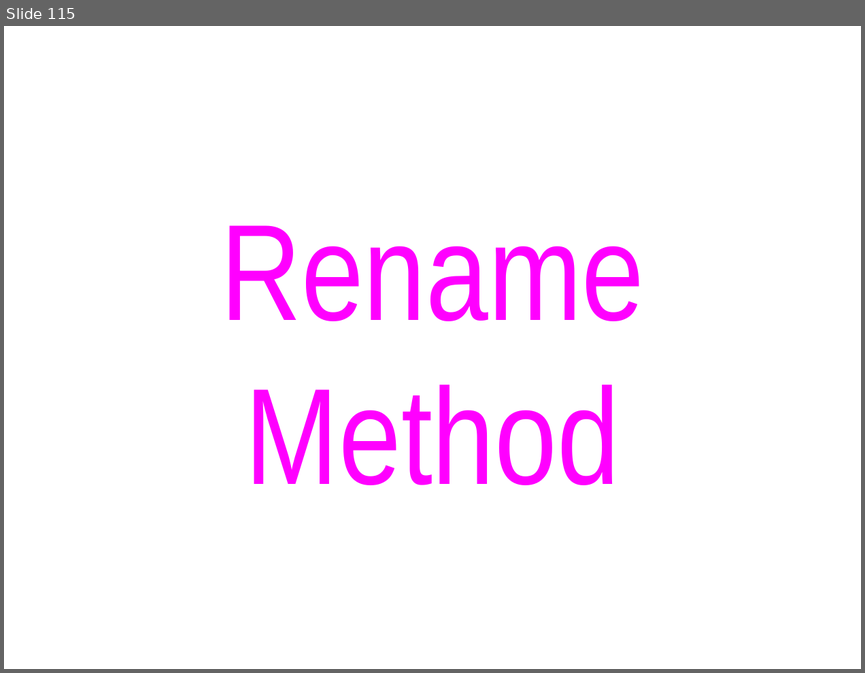
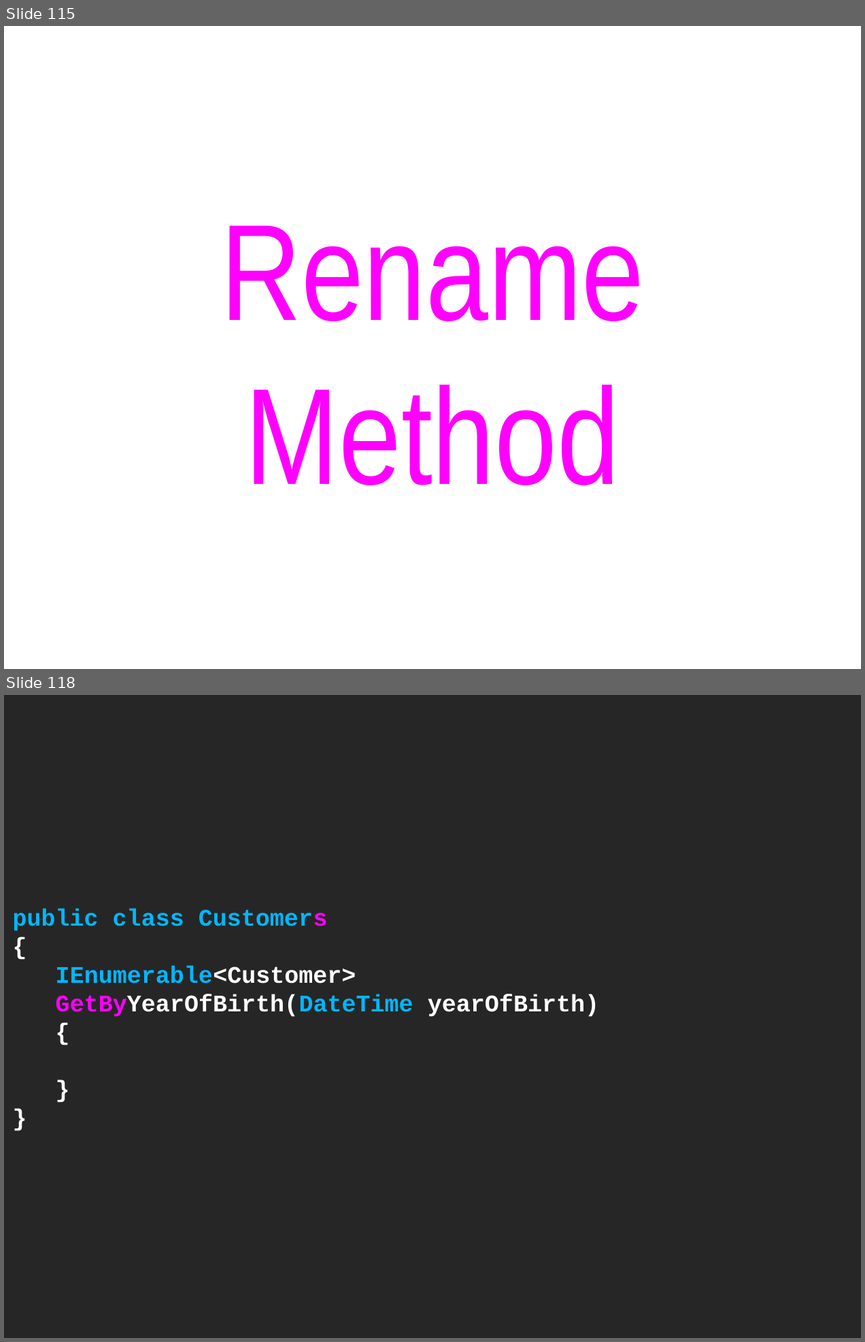
Before and after one commit to cessor/empathiccode, a slide deck: EmpathicRefactoring.pptx. Shown one above the other, each under a label of ours: slide 115 before the commit, slides 115 and 118 after it; the slides between them are not shown. The pictures are 865x673 and 865x1342 pixels, drawn with LibreOffice and Linux fonts; fonts in the diff are those of the drawing. Boxes give left, top, right and bottom in pixels: in the first picture for what was removed or moved away, otherwise in the second. Text is boxed around its words. In the diff, an @@ line names an element or a change of style, - is before the commit and + after.

```diff
--- a/EmpathicRefactoring.pptx
+++ b/EmpathicRefactoring.pptx
@@ slide 118 added at box(4, 695, 861, 1338), background #FFFFFF @@
@@ title added at box(4, 695, 861, 1338), fill #262626, 20 pt, text #00B7FF, bold @@
+public class Customers
+{
+IEnumerable<Customer>
+GetByYearOfBirth(DateTime yearOfBirth)
+{
+}
+}
```
Also in this commit, not shown: 14 other slides added, 3 slides removed.
